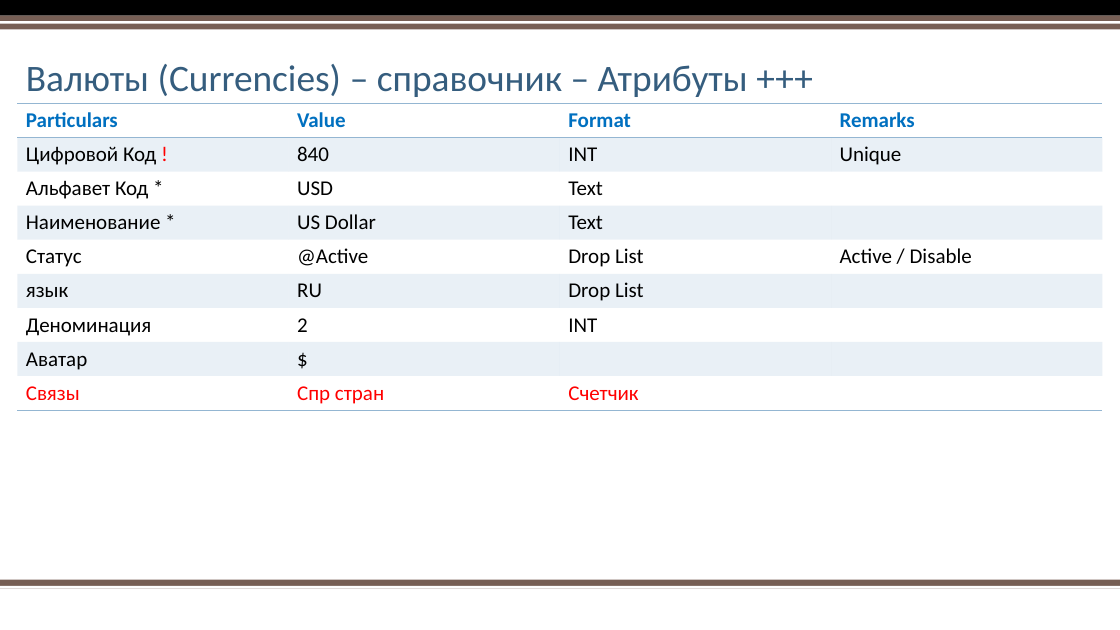
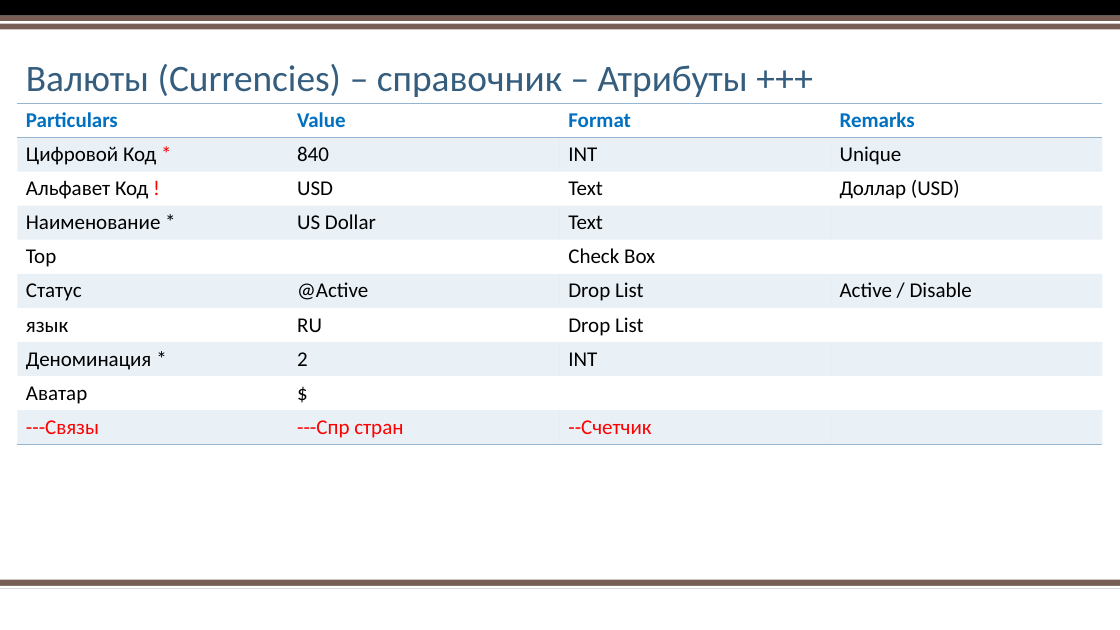
Before and after one commit to AlexPristupa/yatoyat, a slide deck: slide 35 of yatoyat-Project Overview.pptx (slide 32 before the commit). Drawn at 1120x630 pixels with LibreOffice and Linux fonts; fonts in the diff are those of the drawing; background and template pictures are left out. Boxes give left, top, right and bottom in pixels: in the first picture for what was removed or moved away, otherwise in the second. Text is boxed around its words. In the diff, an @@ line names an element or a change of style, - is before the commit and + after.

```diff
--- a/yatoyat-Project Overview.pptx
+++ b/yatoyat-Project Overview.pptx
@@ table at (18, 103, 1103, 443) @@
-row 2, column 1: Цифровой Код !
+row 2, column 1: Цифровой Код *
-row 3, column 1: Альфавет Код *
+row 3, column 1: Альфавет Код !
-row 3, column 4: 
+row 3, column 4: Доллар (USD)
+row 5: Тор |  | Check Box | 
-row 8, column 1: Деноминация
+row 8, column 1: Деноминация *
-row 9: Связы | Спр стран | Счетчик | 
+row 10: ---Связы | ---Спр стран | --Счетчик | 
```
Also in this commit, not shown: 23 other slides changed, 11 slides added.
